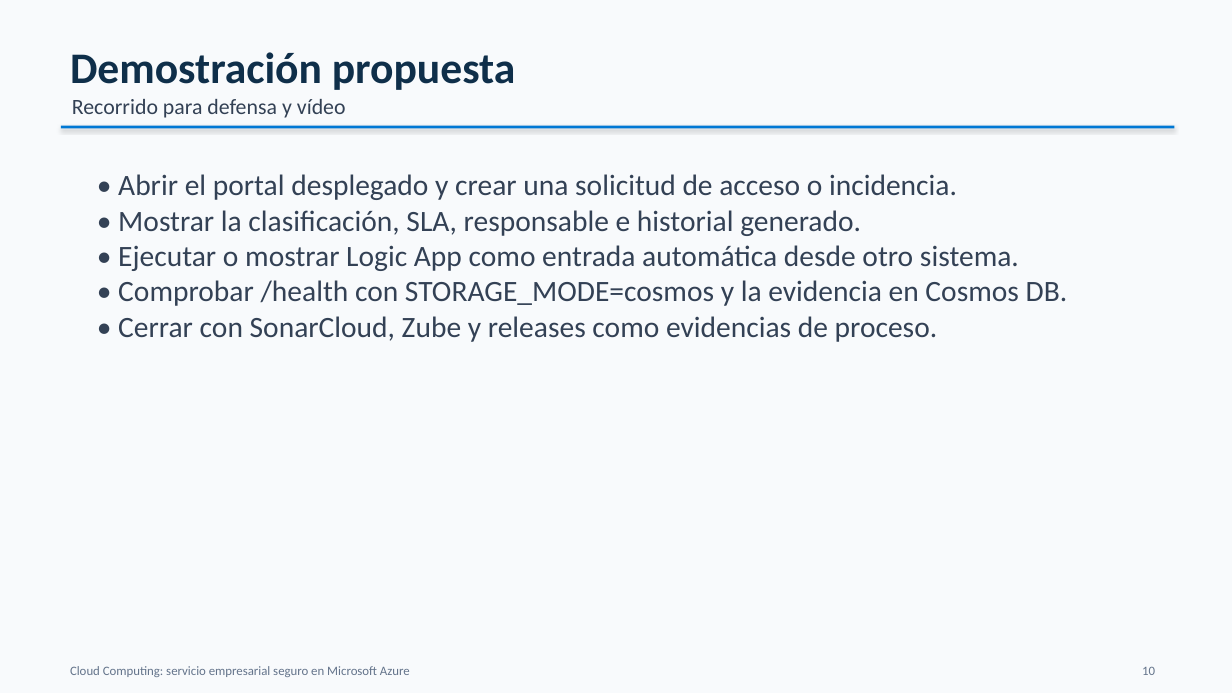
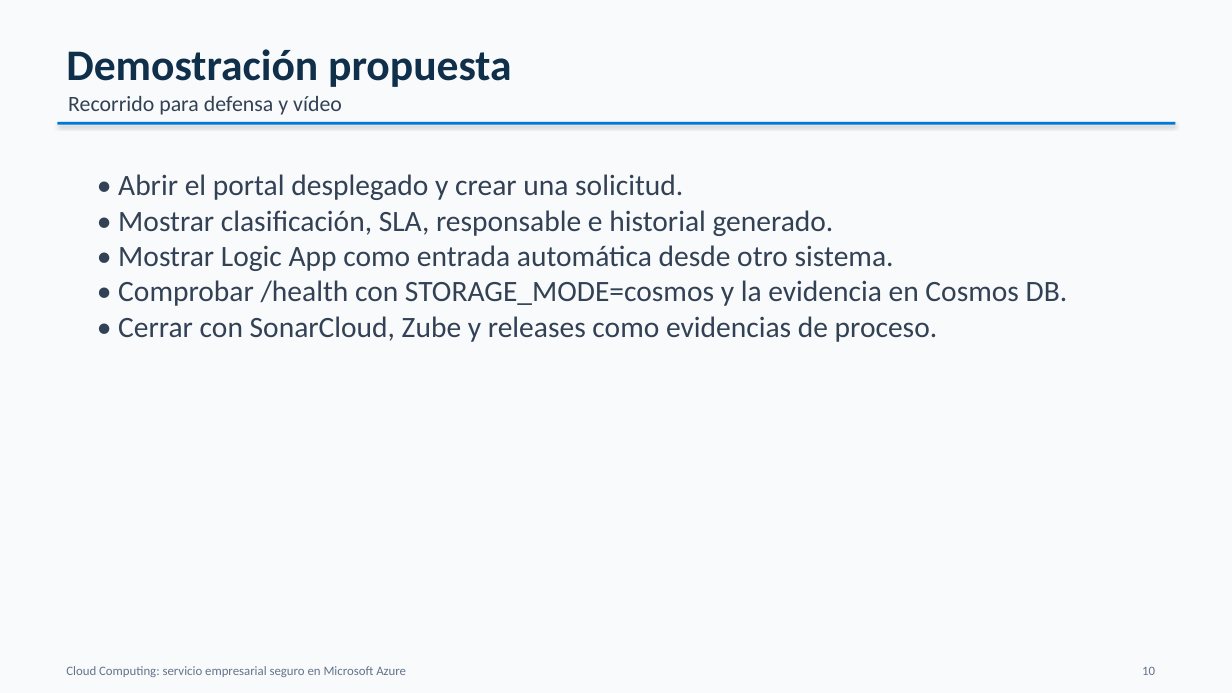
Before and after one commit to karimadrico/tfg-azure-servicio-empresarial-seguro, a slide deck: slide 10 of docs/entrega/presentacion-defensa-tfg.pptx. Drawn at 1232x693 pixels with LibreOffice and Linux fonts; fonts in the diff are those of the drawing. Boxes give left, top, right and bottom in pixels: in the first picture for what was removed or moved away, otherwise in the second. Text is boxed around its words. In the diff, an @@ line names an element or a change of style, - is before the commit and + after.

```diff
--- a/docs/entrega/presentacion-defensa-tfg.pptx
+++ b/docs/entrega/presentacion-defensa-tfg.pptx
@@ text "Demostración propuesta": place and size @@
-text "Demostración propuesta" at [70,52,515,90]
+text "Demostración propuesta" at [66,49,511,87]
@@ text "Recorrido para defensa y vídeo": place and size @@
-text "Recorrido para defensa y vídeo" at [72,99,346,118]
+text "Recorrido para defensa y vídeo" at [68,96,342,115]
@@ rectangle: place and size @@
-rectangle at [61,126,1175,128]
+rectangle at [57,122,1176,125]
@@ text at [118,174,894,271]: text changed @@
-• Abrir el portal desplegado y crear una solicitud de acceso o incidencia.
-• Mostrar la clasificación, SLA, responsable e historial generado.
-• Ejecutar o mostrar Logic App como entrada automática desde otro sistema.
+• Abrir el portal desplegado y crear una solicitud.
+• Mostrar clasificación, SLA, responsable e historial generado.
+• Mostrar Logic App como entrada automática desde otro sistema.
@@ text "Cloud Computing: servicio empresarial seguro ...": place and size @@
-text "Cloud Computing: servicio empresarial seguro ..." at [70,666,410,677]
+text "Cloud Computing: servicio empresarial seguro ..." at [66,666,406,677]
```
Also in this commit, not shown: 8 other slides changed, 13 other files.
